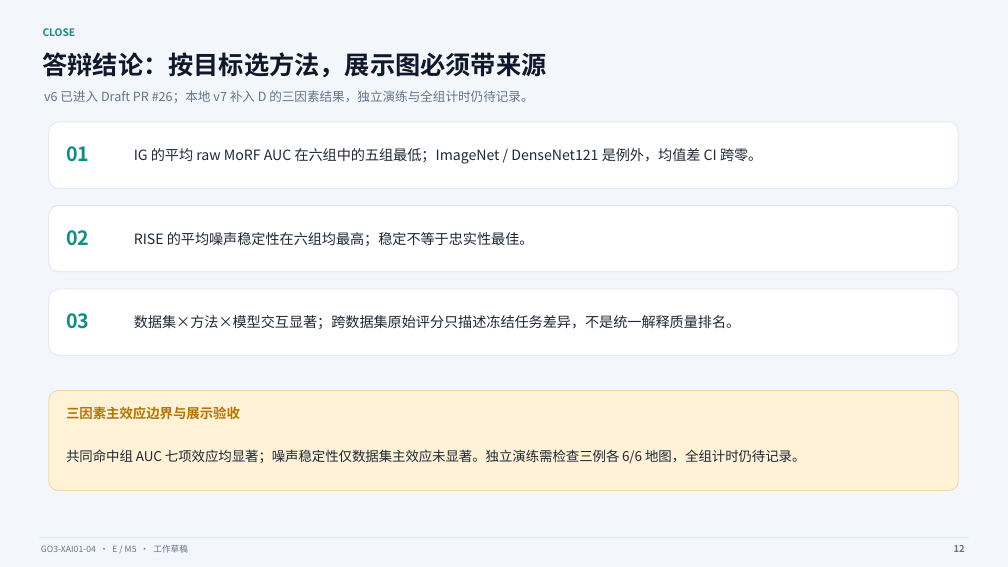
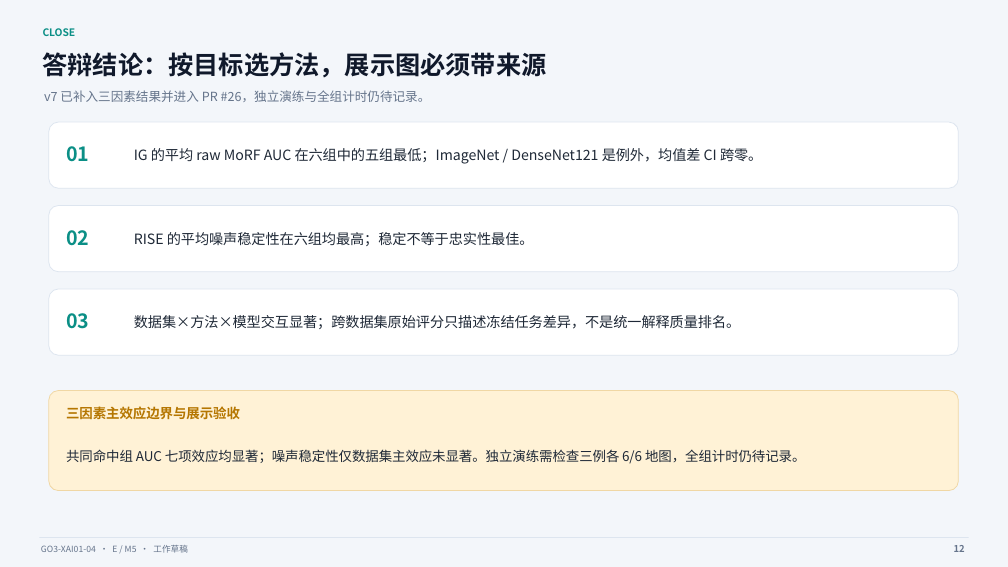
Before and after one commit to oioioi-521/GO3-XAI01-04, a slide deck: slide 12 of deliverables/e_m5/GO3-XAI01-04_E_M5_展示初稿_20261101_v7.pptx. Drawn at 1008x567 pixels with LibreOffice and Linux fonts; fonts in the diff are those of the drawing. Boxes give left, top, right and bottom in pixels: in the first picture for what was removed or moved away, otherwise in the second. Text is boxed around its words. In the diff, an @@ line names an element or a change of style, - is before the commit and + after.

```diff
--- a/deliverables/e_m5/GO3-XAI01-04_E_M5_展示初稿_20261101_v7.pptx
+++ b/deliverables/e_m5/GO3-XAI01-04_E_M5_展示初稿_20261101_v7.pptx
@@ text at (44, 90, 431, 102): text changed @@
-v6 已进入 Draft PR #26；本地 v7 补入 D 的三因素结果，独立演练与全组计时仍待记录。
+v7 已补入三因素结果并进入 PR #26，独立演练与全组计时仍待记录。
```
Also in this commit, not shown: 3 other files.
